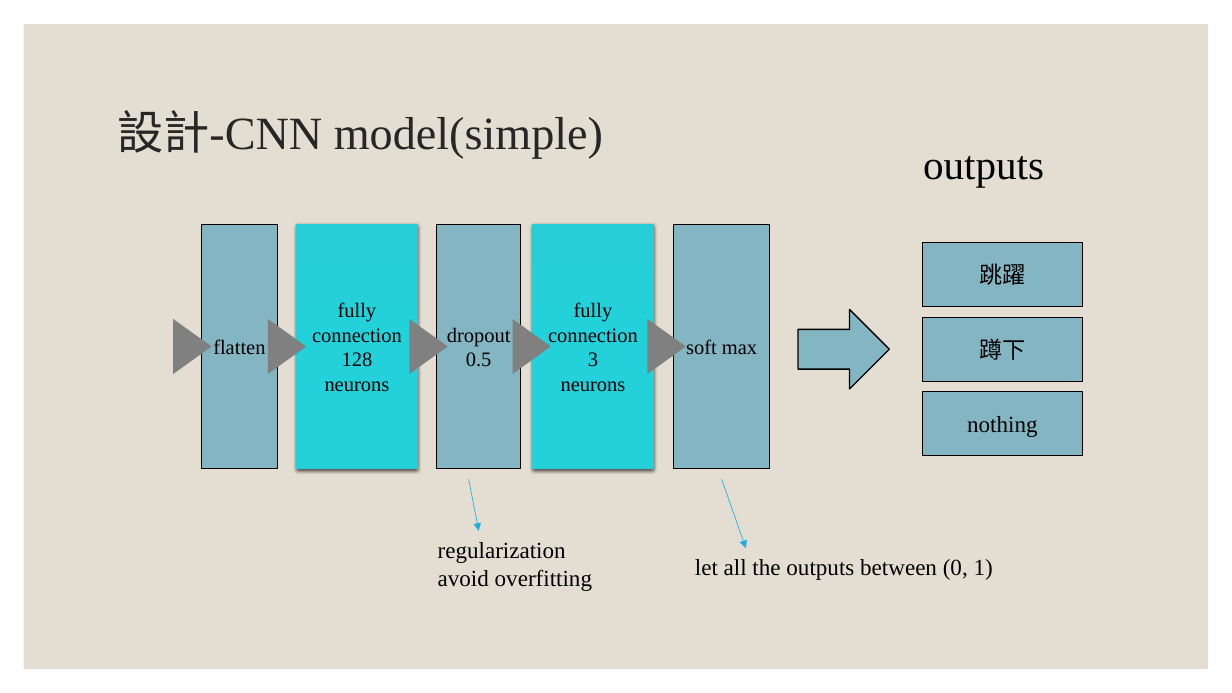
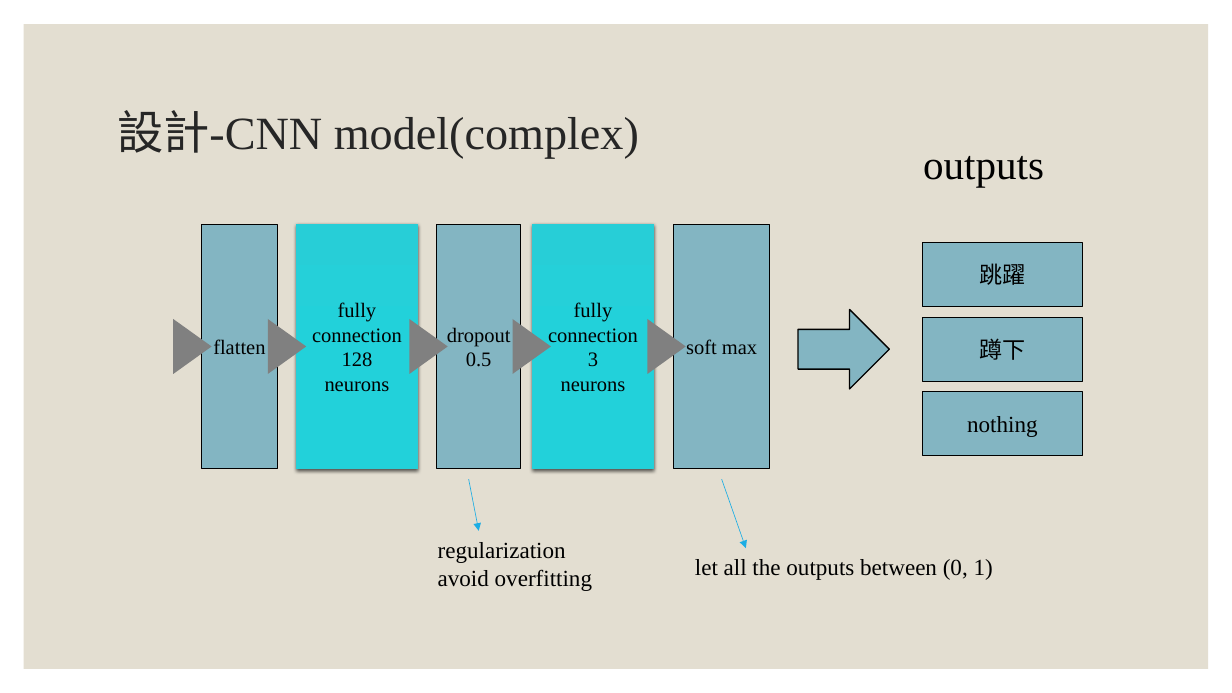
Before and after one commit to San-Zero/ML_homework, a slide deck: slide 9 of Dino-AI .pptx. Drawn at 1232x693 pixels with LibreOffice and Linux fonts; fonts in the diff are those of the drawing. Boxes give left, top, right and bottom in pixels: in the first picture for what was removed or moved away, otherwise in the second. Text is boxed around its words. In the diff, an @@ line names an element or a change of style, - is before the commit and + after.

```diff
--- a/Dino-AI .pptx
+++ b/Dino-AI .pptx
@@ title at box(117, 110, 639, 158): text changed @@
-設計-CNN model(simple)
+設計-CNN model(complex)
```
Also in this commit, not shown: 4 other slides changed, 2 slides added, 2 slides removed, 1 other file.
